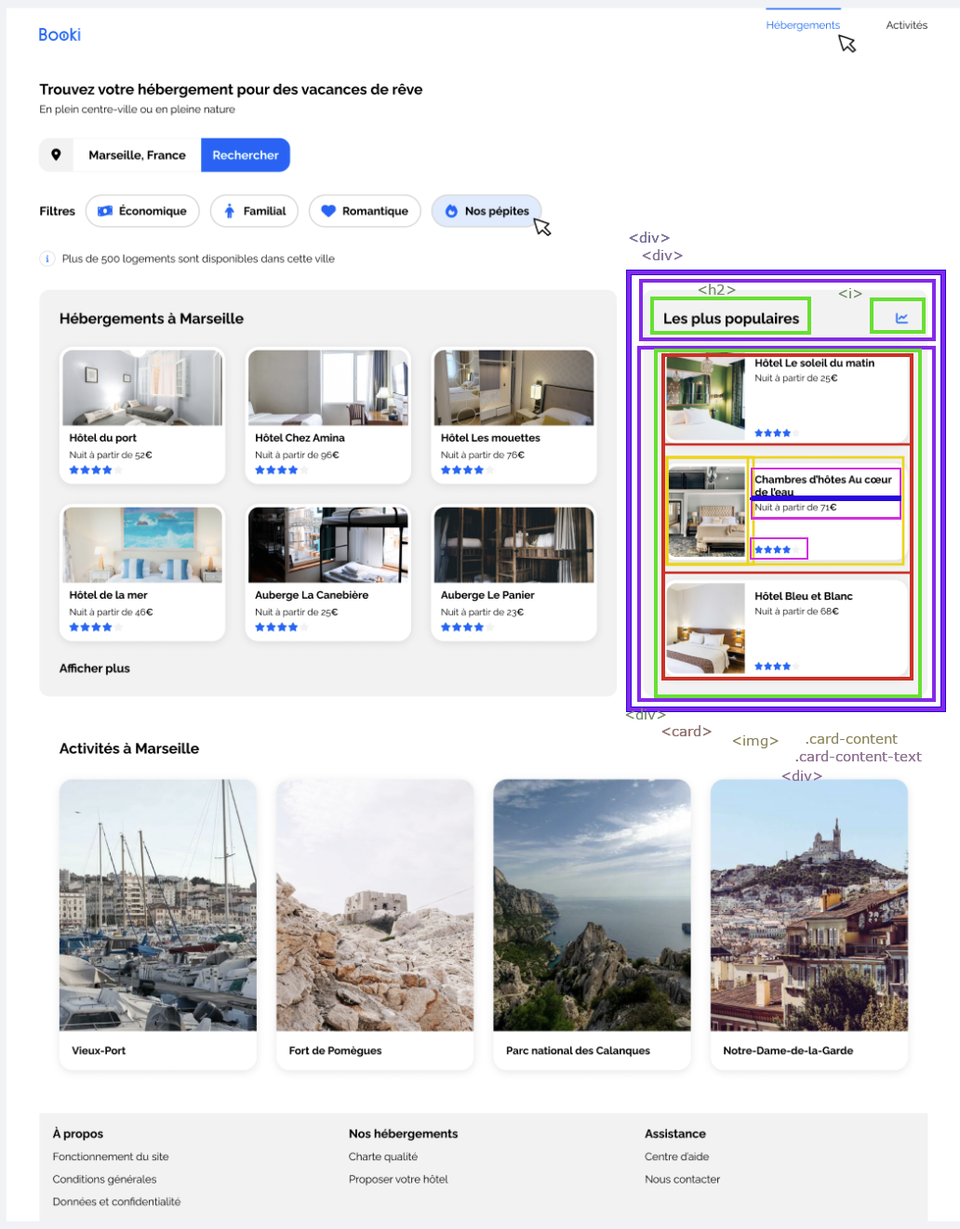
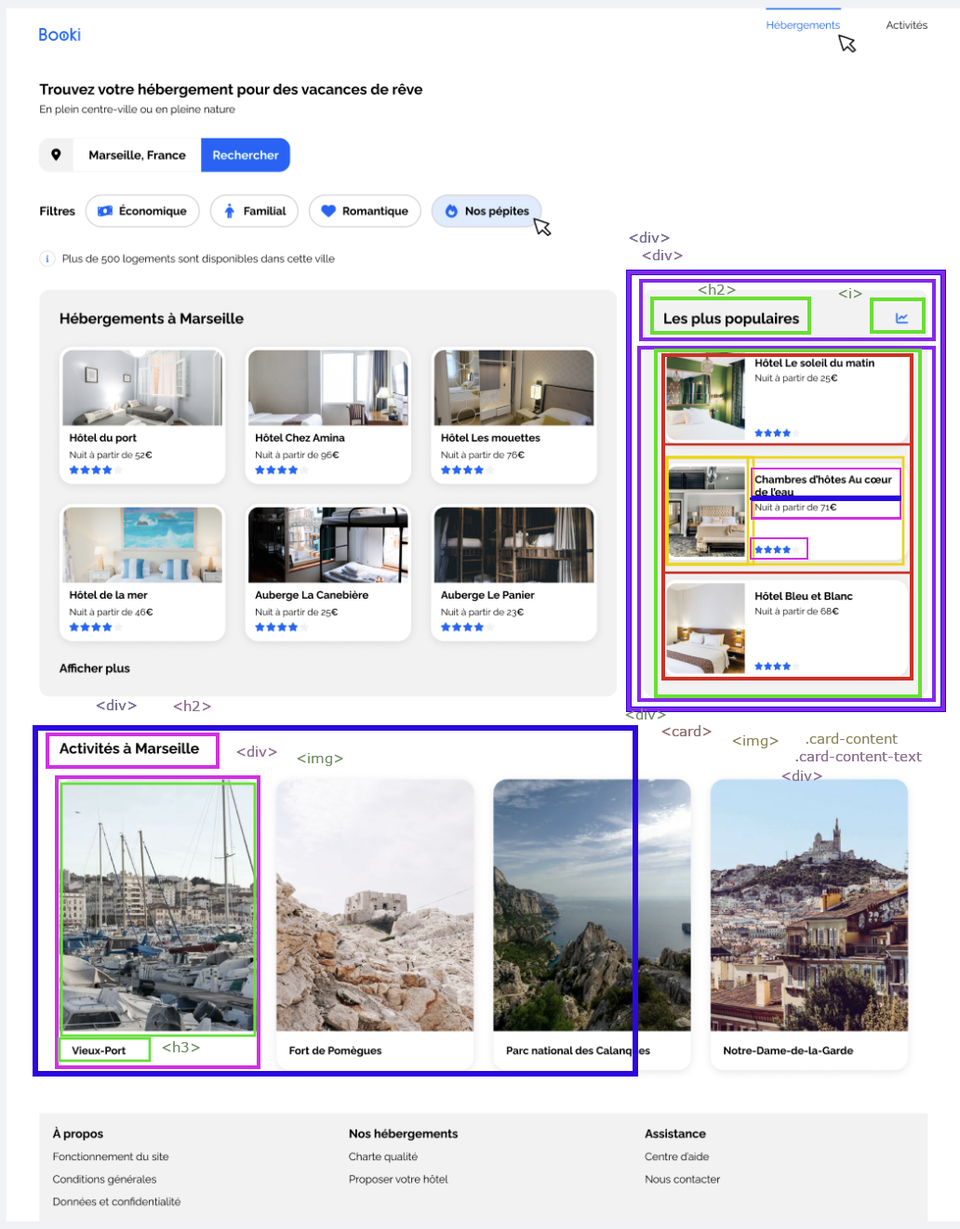
Before/after of a 960px x 1229px layered artwork. What changed in the layer stack:
added layer "<div> #4" above "<h2> #1" over (95, 699, 137, 711)
added layer "<h2> #1" above "<div> #5" over (172, 700, 212, 712)
added layer "<div> #5" above "<img> #1" over (236, 745, 278, 757)
added layer "<img> #1" above "<h3>" over (296, 753, 344, 767)
added layer "<h3>" above "BOOKI ss.png" over (161, 1041, 200, 1053)
painted on "BOOKI ss.png" over (32, 725, 638, 1077)
